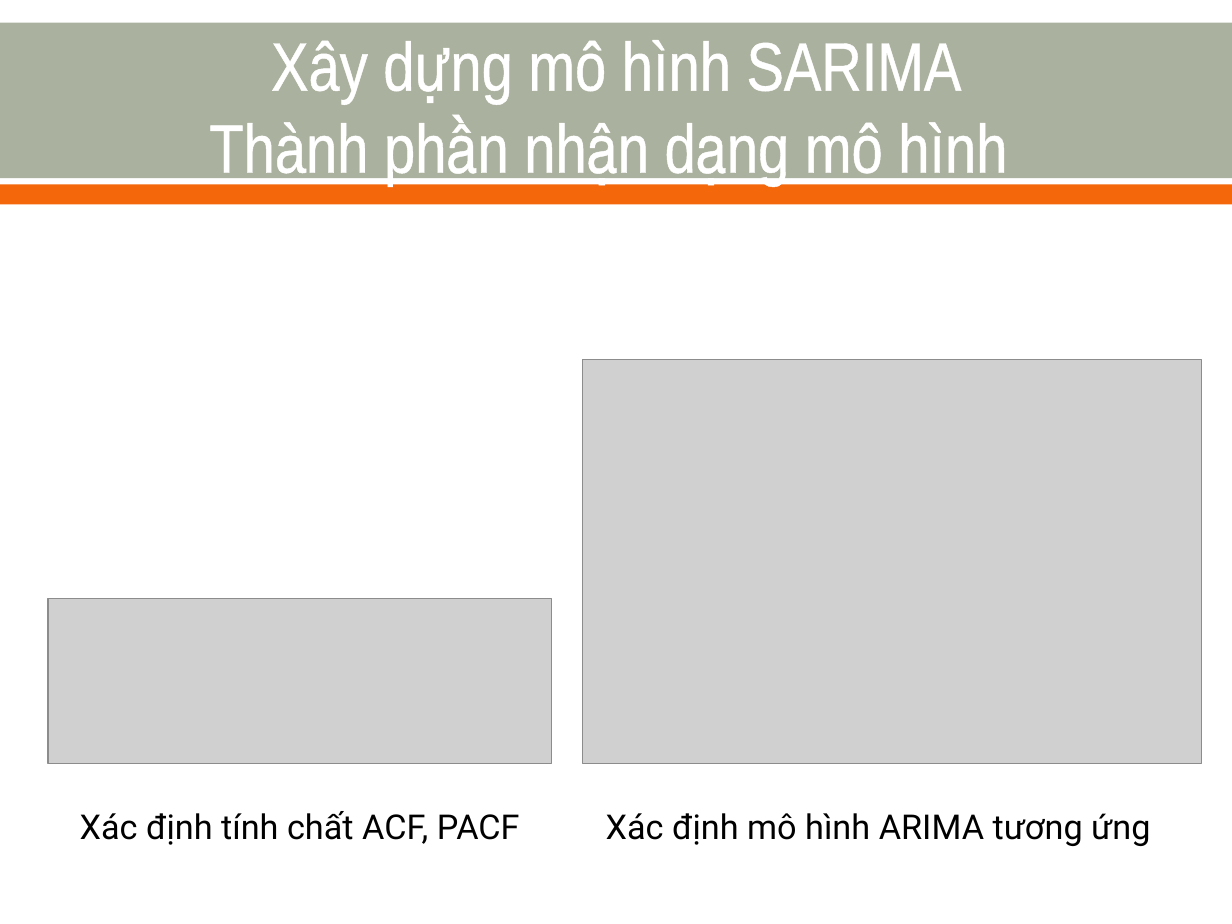
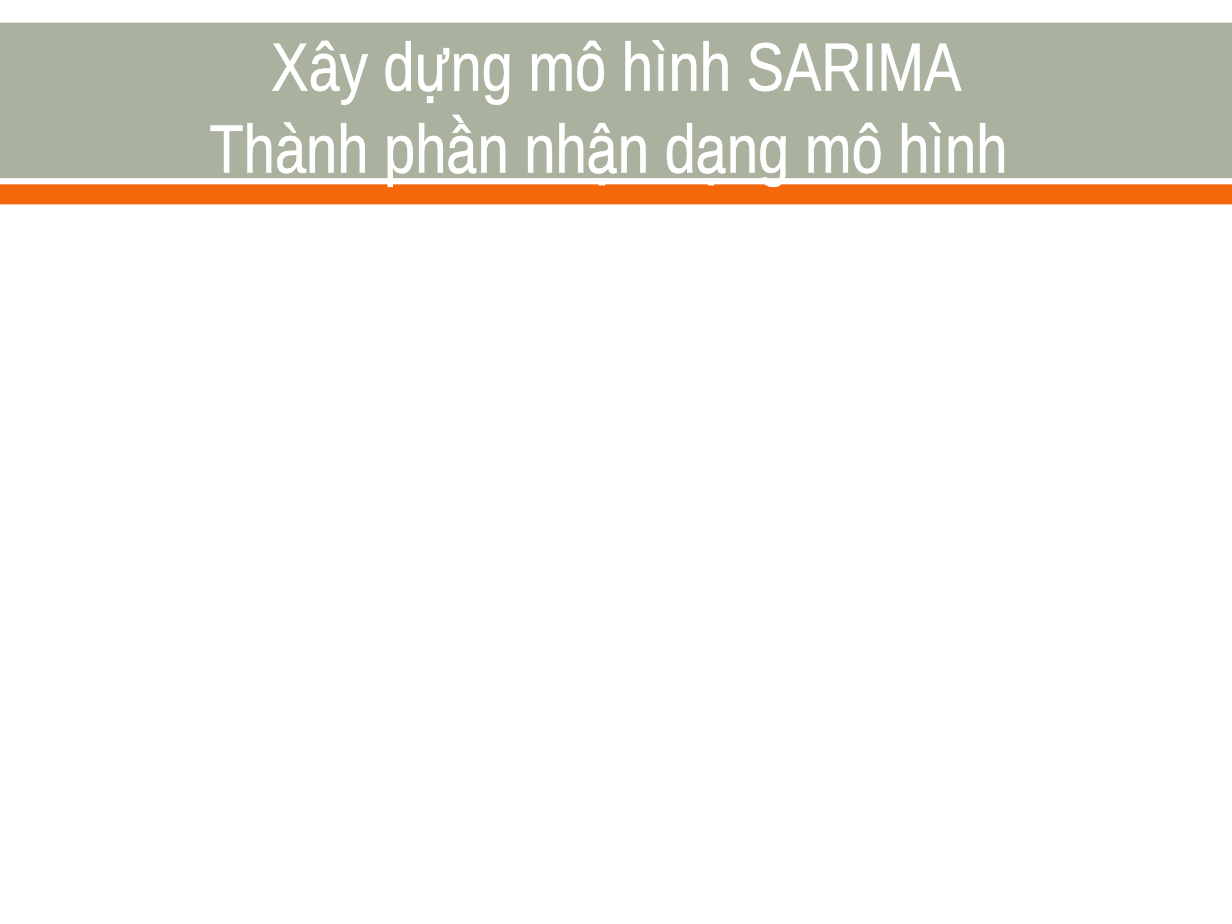
Before and after one commit to nvtthai/forecast-time-series, a slide deck: slide 24 of Report/Presentation.ppt (slide 25 before the commit). Drawn at 1232x924 pixels with LibreOffice and Linux fonts; fonts in the diff are those of the drawing; grey boxes stand for pictures. Boxes give left, top, right and bottom in pixels: in the first picture for what was removed or moved away, otherwise in the second. Text is boxed around its words. In the diff, an @@ line names an element or a change of style, - is before the commit and + after.

```diff
--- a/Report/Presentation.ppt
+++ b/Report/Presentation.ppt
@@ picture removed at (583,360,1201,764) @@
@@ picture removed at (48,599,552,764) @@
@@ text removed at (80,811,520,845) @@
-Xác định tính chất ACF, PACF
@@ text removed at (606,813,1150,846) @@
-Xác định mô hình ARIMA tương ứng
```
Also in this commit, not shown: 10 other slides changed, 5 slides added, 11 slides removed.
